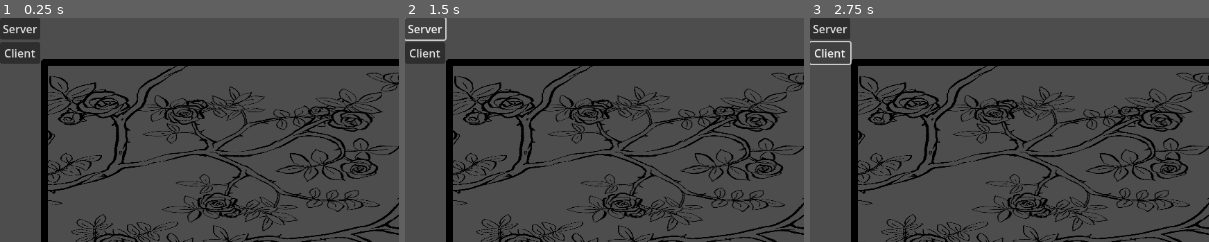
Above: before the commit, frames 1-3 (left to right).
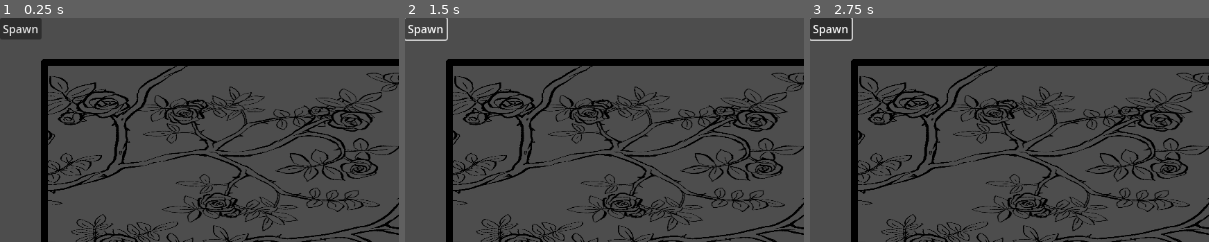
Above: after the commit, the same moments.

Repository: corman44/three-card
Game: Godot game, scene res://scenes/main.tscn
The game is run twice, just before and just after one commit, with the same random seed, the same clock (stepped at 60 frames per second) and the same inputs.
Inputs (mouse positions are % of the whole screen's width and height, from its top left):
- Up to frame 1 (0.25 s): no input
- Up to frame 2 (1.5 s): click (3, 2) at 0.5 s, where only the run before the commit has a clickable "Server"; click (3, 2) at 1.25 s, where only the run after the commit has a clickable "Spawn"
- Up to frame 3 (2.75 s): click (3, 8) at 2 s, where only the run before the commit has a clickable "Client"
The pictures show only the part of the screen within x 0-50%, y 0-50%; the shares and areas given below are measured in that part.

The runs differ from the first frame. In frame 1, 1.1% of the frame differs, in the area x 0-11%, y 0-21%; in frame 2, 1.1%; in frame 3, 0.6%.

Commit message:
linux server setup

Diff:
--- a/scenes/main.tscn
+++ b/scenes/main.tscn
@@ -1,11 +1,13 @@
-[gd_scene load_steps=5 format=3 uid="uid://d5lucreyl8cg"]
+[gd_scene load_steps=6 format=3 uid="uid://d5lucreyl8cg"]
 
 [ext_resource type="PackedScene" uid="uid://c4k2va8mki6bi" path="res://scenes/game_board.tscn" id="1_o5qli"]
+[ext_resource type="Script" uid="uid://2e10p0vlxf3o" path="res://scripts/main.gd" id="1_tbgi4"]
 [ext_resource type="PackedScene" uid="uid://27r6pfavjqba" path="res://scenes/networking_ui.tscn" id="2_0wfyh"]
 [ext_resource type="Script" uid="uid://dvm4xt0cc0i8v" path="res://scripts/player_spawner.gd" id="3_sugp2"]
 [ext_resource type="PackedScene" uid="uid://bqjr8nmv5qsut" path="res://scenes/network_player.tscn" id="4_jyhfs"]
 
 [node name="Main" type="Node"]
+script = ExtResource("1_tbgi4")
 
 [node name="GameBoard" parent="." instance=ExtResource("1_o5qli")]
 
--- a/scenes/networking_ui.tscn
+++ b/scenes/networking_ui.tscn
@@ -13,16 +13,12 @@
 
 [node name="VBoxContainer" type="VBoxContainer" parent="."]
 layout_mode = 0
-offset_right = 40.0
-offset_bottom = 40.0
+offset_right = 60.0
+offset_bottom = 32.0
 
-[node name="Server" type="Button" parent="VBoxContainer"]
+[node name="SpawnPlayer" type="Button" parent="VBoxContainer"]
 layout_mode = 2
-text = "Server"
+text = "Spawn
+"
 
-[node name="Client" type="Button" parent="VBoxContainer"]
-layout_mode = 2
-text = "Client"
-
-[connection signal="pressed" from="VBoxContainer/Server" to="." method="_on_server_pressed"]
-[connection signal="pressed" from="VBoxContainer/Client" to="." method="_on_client_pressed"]
+[connection signal="pressed" from="VBoxContainer/SpawnPlayer" to="." method="_on_spawn_player_pressed"]
--- /dev/null
+++ b/scripts/main.gd
@@ -0,0 +1,6 @@
+extends Node
+
+func _ready() -> void:
+	if OS.has_feature("server"):
+		NetworkHandler.start_server()
+	pass
--- a/scripts/network_handler.gd
+++ b/scripts/network_handler.gd
@@ -1,6 +1,7 @@
 extends Node
 
-const IP_ADDRESS: String = "192.168.1.28"
+const IP_ADDRESS: String = "localhost" # for local testing
+#const IP_ADDRESS: String = "192.168.2.28" # for RPi Server
 const PORT: int = 33312
 
 const MAX_PLAYERS: int = 4
--- a/scripts/network_player.gd
+++ b/scripts/network_player.gd
@@ -5,7 +5,7 @@
 func _enter_tree() -> void:
 	set_multiplayer_authority(name.to_int())
 
-func _physics_process(delta: float) -> void:
+func _physics_process(_delta: float) -> void:
 	if !is_multiplayer_authority(): return
 
 	velocity = Input.get_vector("ui_left", "ui_right", "ui_up", "ui_down") * SPEED
--- a/scripts/networking_ui.gd
+++ b/scripts/networking_ui.gd
@@ -1,7 +1,4 @@
 extends Control
 
-func _on_server_pressed() -> void:
-	NetworkHandler.start_server()
-
-func _on_client_pressed() -> void:
+func _on_spawn_player_pressed() -> void:
 	NetworkHandler.start_client()
--- a/scripts/player_spawner.gd
+++ b/scripts/player_spawner.gd
@@ -6,7 +6,9 @@
 	multiplayer.peer_connected.connect(spawn_player)
 
 func spawn_player(id: int) -> void:
-	if !multiplayer.is_server(): return
+	if !multiplayer.is_server():
+		print("spawn_player attempted but running as server...")
+		return
 
 	var player: Node = network_player.instantiate()
 	player.name = str(id)
Not shown, changed: export_presets.cfg
Not shown, added: scripts/main.gd.uid
